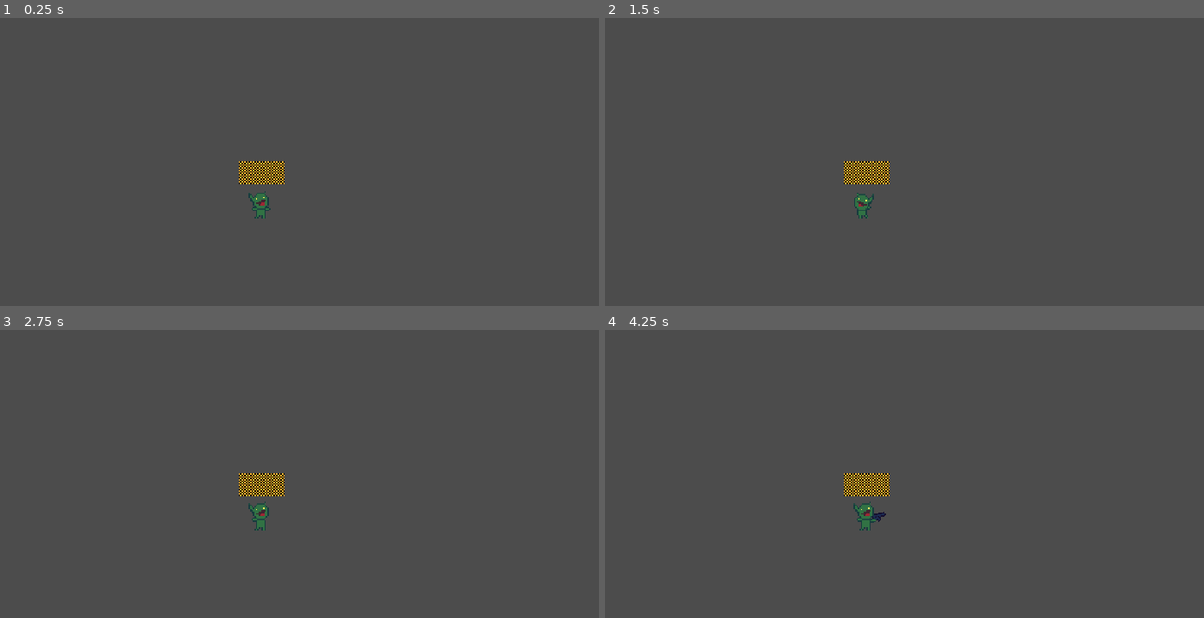
Above: before the commit, frames 1-4 (two rows, left to right).
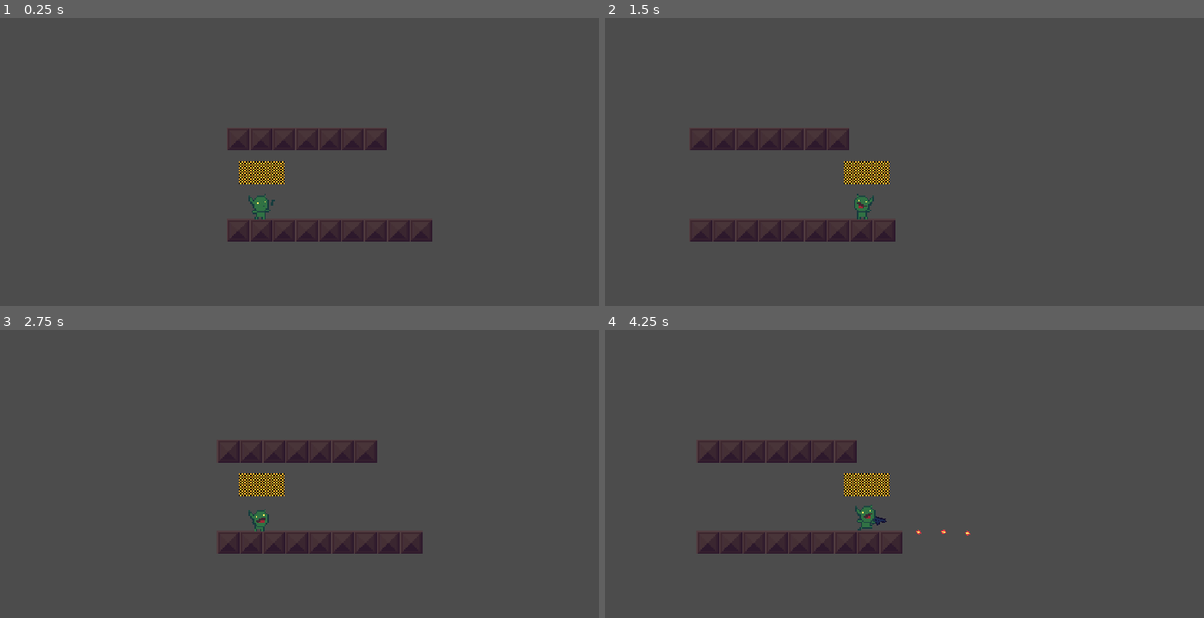
Above: after the commit, the same moments.

Repository: htimsekim/gobbo
Game: Godot game, scene res://src/Main/Game.tscn
Two runs of this game, one before a commit and one after it. Both use one fixed random seed, a clock stepped at 60 frames per second and the inputs below.
Inputs (mouse positions are in pixels of both pictures, inside the frame that each line leads up to):
- Up to frame 1 (0.25 s): no input
- Up to frame 2 (1.5 s): tap Enter at 0.5 s; move the mouse to (1012, 185) at 0.52 s; hold Right (move_right) 0.53-1.25 s; hold Ctrl (crouch) 0.53-1.25 s; click (1012, 185) at 0.67 s; tap Space (jump) at 0.77 s; drag from (724, 225) to (832, 282) at 1.27 s
- Up to frame 3 (2.75 s): tap Space (jump) at 2 s; move the mouse to (329, 433) at 2.02 s; press the mouse at (329, 433) at 2.03 s; hold A (move_left) from 2.03 s (still down)
- Up to frame 4 (4.25 s): release A (move_left) at 2.75 s; release the mouse at (934, 433) at 2.75 s; drag from (832, 594) to (658, 459) at 2.77 s; tap Enter at 3.5 s; move the mouse to (1072, 574) at 3.52 s; hold Right (move_right) from 3.53 s (still down); hold Right mouse button (shoot) from 3.53 s (still down); tap Space (jump) at 3.77 s

The runs differ from the first frame. In frame 1, 3.7% of the frame differs, in the area x 38-73%, y 38-78%; in frame 2, 3.7%; in frame 3, 3.9%; in frame 4, 3.9%, in the area x 15-61%, y 38-78%.
Error before the commit: Attempt to call function 'instance' in base 'null instance' on a null instance. (res://src/Main/Global.gd:19)

Commit message:
destroy bullets on scene change

Diff:
--- a/src/Objects/ChangeStage.tscn
+++ b/src/Objects/ChangeStage.tscn
@@ -6,6 +6,7 @@
 [sub_resource type="RectangleShape2D" id=1]
 
 [node name="ChangeStage" type="Area2D"]
+collision_layer = 2
 script = ExtResource( 2 )
 
 [node name="Sprite" type="Sprite" parent="."]
--- a/src/Objects/link.gd
+++ b/src/Objects/link.gd
@@ -7,5 +7,7 @@
 	self.visible = false
 
 func _on_ChangeStage_body_entered(body):
+	print("IM IN")
 	if "plyrInst" in body.name:
 		Global.goto_scene(target_stage, target_spawn)
+		get_tree().call_group("projectile","queue_free")
--- a/src/Objects/projectile.tscn
+++ b/src/Objects/projectile.tscn
@@ -34,7 +34,9 @@
 [sub_resource type="ConvexPolygonShape2D" id=2]
 points = PoolVector2Array( -2, -1, -1, -2, 1, -2, 2, -1, 2, 0, 1, 1, -1, 1, -2, 0 )
 
-[node name="Bullet" type="Area2D"]
+[node name="Bullet" type="Area2D" groups=[
+"projectile",
+]]
 z_index = 25
 z_as_relative = false
 collision_layer = 4
--- a/src/levels/gobtown.tscn
+++ b/src/levels/gobtown.tscn
@@ -6,10 +6,18 @@
 
 [node name="level" parent="." instance=ExtResource( 1 )]
 
-[node name="oneway" parent="level/tilemaps" index="1"]
+[node name="collision" parent="level/tilemaps" index="2"]
 tile_data = PoolIntArray( 65520, 7, 196608, 65521, 7, 196609, 65522, 7, 196609, 65523, 7, 196609, 65524, 7, 196609, 655 …(204 unchanged characters)…
 
 [node name="spawna" parent="level/spawns" index="0"]
 position = Vector2( -233.397, 58.1681 )
 
+[node name="ChangeStage" parent="level/links" index="0"]
+position = Vector2( -25.9675, -1.32038 )
+
+[node name="ChangeStage2" parent="level/links" index="1"]
+position = Vector2( -202.459, -16.7249 )
+target_stage = "res://src/levels/demo.tscn"
+target_spawn = "level/spawns/spawnb"
+
 [editable path="level"]
--- a/src/levels/template.tscn
+++ b/src/levels/template.tscn
@@ -16,9 +16,7 @@
 collision_mask = 0
 format = 1
 
-[node name="oneway" type="TileMap" parent="tilemaps" groups=[
-"lvl",
-]]
+[node name="oneway" type="TileMap" parent="tilemaps"]
 z_index = 15
 z_as_relative = false
 tile_set = ExtResource( 1 )
